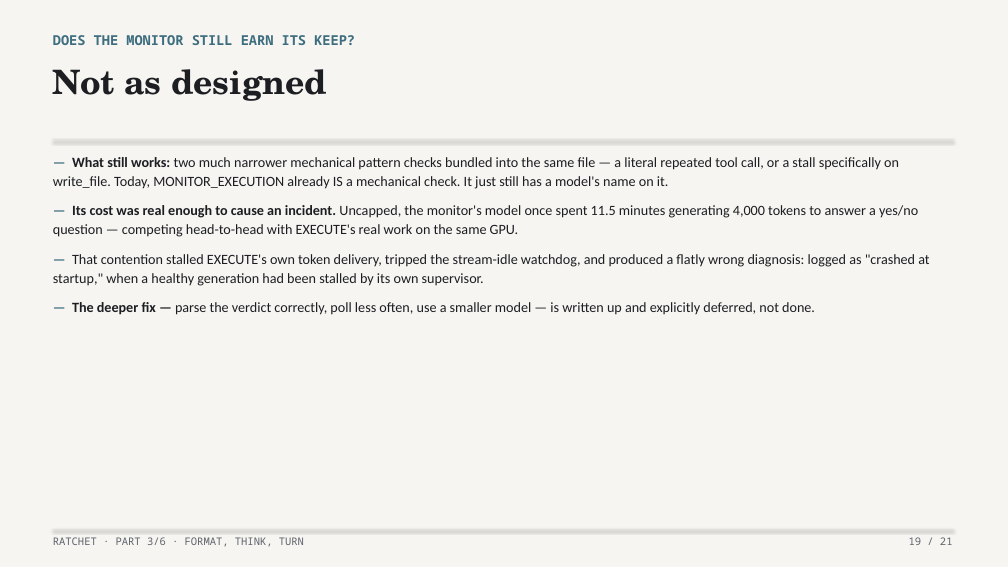
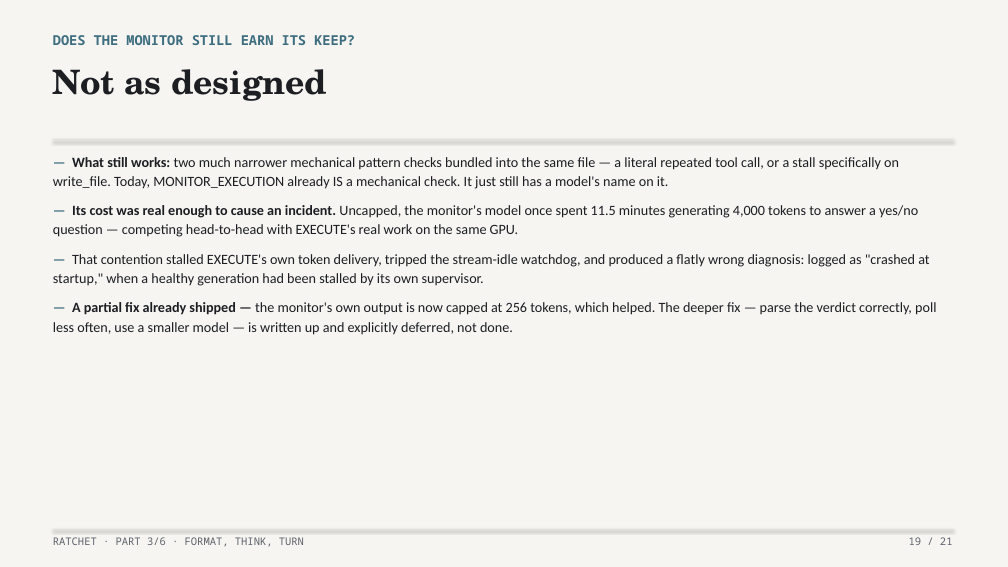
Before and after one commit to lehmann314159/ratchet, a slide deck: slide 19 of writing/decks/03-format-think-turn.pptx. Drawn at 1008x567 pixels with LibreOffice and Linux fonts; fonts in the diff are those of the drawing. Boxes give left, top, right and bottom in pixels: in the first picture for what was removed or moved away, otherwise in the second. Text is boxed around its words. In the diff, an @@ line names an element or a change of style, - is before the commit and + after.

```diff
--- a/writing/decks/03-format-think-turn.pptx
+++ b/writing/decks/03-format-think-turn.pptx
@@ text at [53, 302, 936, 335]: text changed @@
-— The deeper fix — parse the verdict correctly, poll less often, use a smaller model — is written up and explicitly deferred, not done.
+— A partial fix already shipped — the monitor's own output is now capped at 256 tokens, which helped. The deeper fix — parse the verdict correctly, poll less often, use a smaller model — is written up and explicitly deferred, not done.
```
Also in this commit, not shown: 2 other files.
